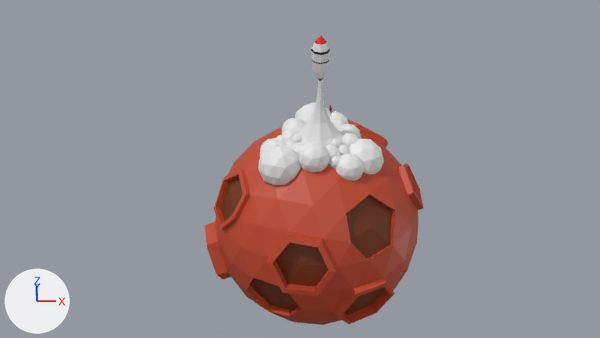
An edit to the Blender file TutorialsPlanet/Planet.blend, drawn before and after from the same camera.
The view is the same before and after, from the file's camera 'Camera'. Arrows for +X, +Y and +Z are at lower left; the lights stay in place.
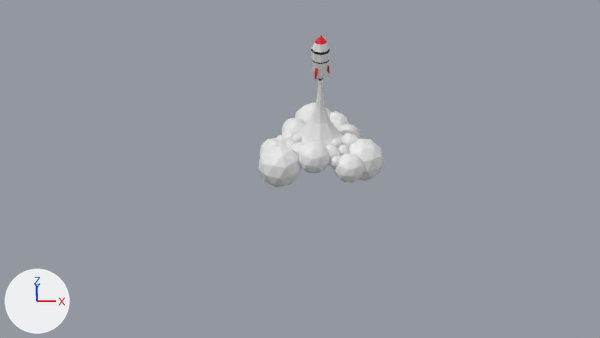
Patch to the scene script:
```diff
--- a/TutorialsPlanet/Planet.blend.py
+++ b/TutorialsPlanet/Planet.blend.py
@@ ob_planet @@
 ob_planet.location = (0.0, 0.0, 0.0)
+ob_planet.hide_set(True)
```

Where the change shows, as pixel boxes [x1, y1, x2, y2] in the pictures (600 x 338 px):
'planet', hidden (red): before [205, 120, 423, 325]
